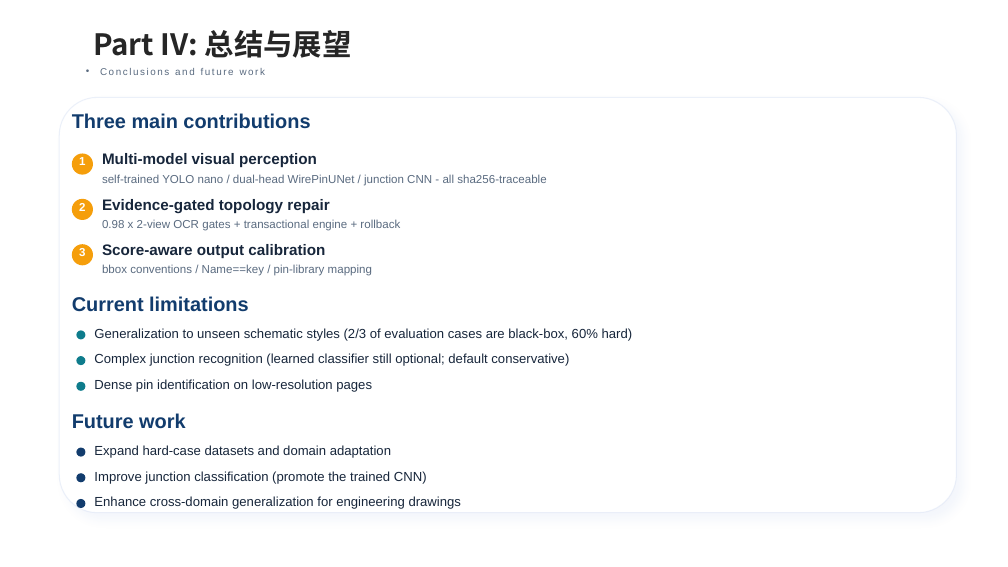
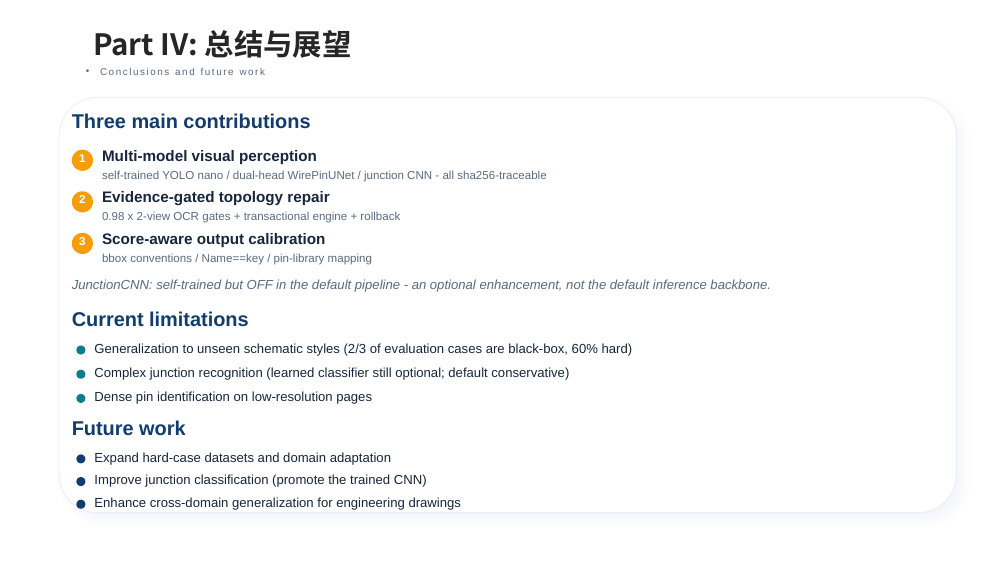
Before and after one commit to zc-cc1/pcb-schematic-parser, a slide deck: slide 12 of docs/eda_final_defense/slides/EDA精英挑战赛_决赛答辩_官方模板版.pptx. Drawn at 1008x567 pixels with LibreOffice and Linux fonts; fonts in the diff are those of the drawing; background and template pictures are left out. Boxes give left, top, right and bottom in pixels: in the first picture for what was removed or moved away, otherwise in the second. Text is boxed around its words. In the diff, an @@ line names an element or a change of style, - is before the commit and + after.

```diff
--- a/docs/eda_final_defense/slides/EDA精英挑战赛_决赛答辩_官方模板版.pptx
+++ b/docs/eda_final_defense/slides/EDA精英挑战赛_决赛答辩_官方模板版.pptx
@@ 2 texts, 1 ellipse: place and size @@
-2 texts, 1 ellipse at (72, 154, 546, 213)
+2 texts, 1 ellipse at (72, 150, 546, 206)
@@ text added at (72, 279, 771, 292), 12.5 pt, text #5A6B80, italic @@
+JunctionCNN: self-trained but OFF in the default pipeline - an optional enhancement, not the default inference backbone.
@@ 3 texts: place and size @@
-3 texts at (72, 296, 633, 366)
+3 texts at (72, 311, 633, 380)
@@ 5 texts, 4 ellipses: place and size @@
-5 texts, 4 ellipses at (72, 199, 400, 391)
+5 texts, 4 ellipses at (72, 191, 400, 379)
@@ text "Dense pin identification on low-resolution ...": place and size @@
-text "Dense pin identification on low-resolution ..." at (94, 379, 372, 392)
+text "Dense pin identification on low-resolution ..." at (94, 391, 372, 404)
@@ text "Future work": place and size @@
-text "Future work" at (72, 413, 185, 429)
+text "Future work" at (72, 420, 185, 436)
@@ ellipse: place and size @@
-ellipse at (76, 330, 85, 340)
+ellipse at (76, 394, 85, 403)
@@ 2 ellipses, 1 text: place and size @@
-2 ellipses, 1 text at (76, 445, 391, 482)
+2 ellipses, 1 text at (76, 452, 391, 486)
```
Also in this commit, not shown: 15 other slides changed, 23 other files.
